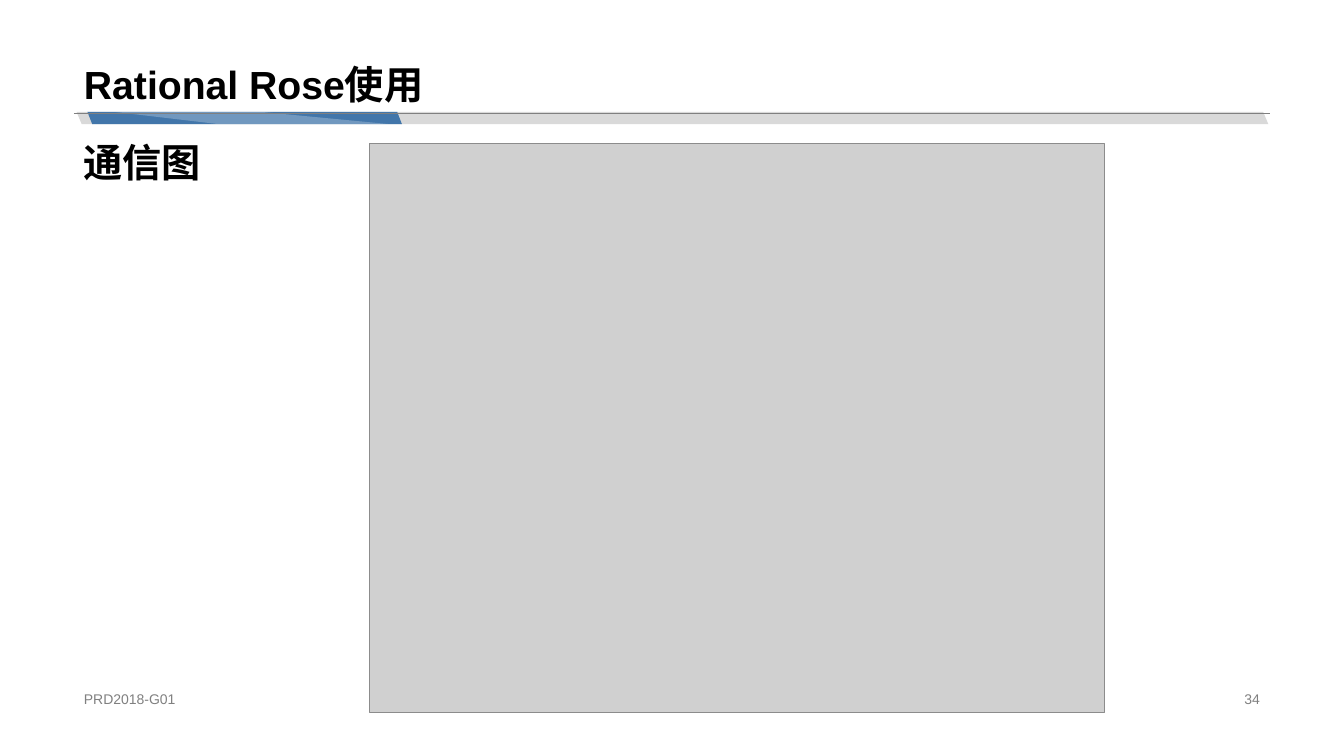
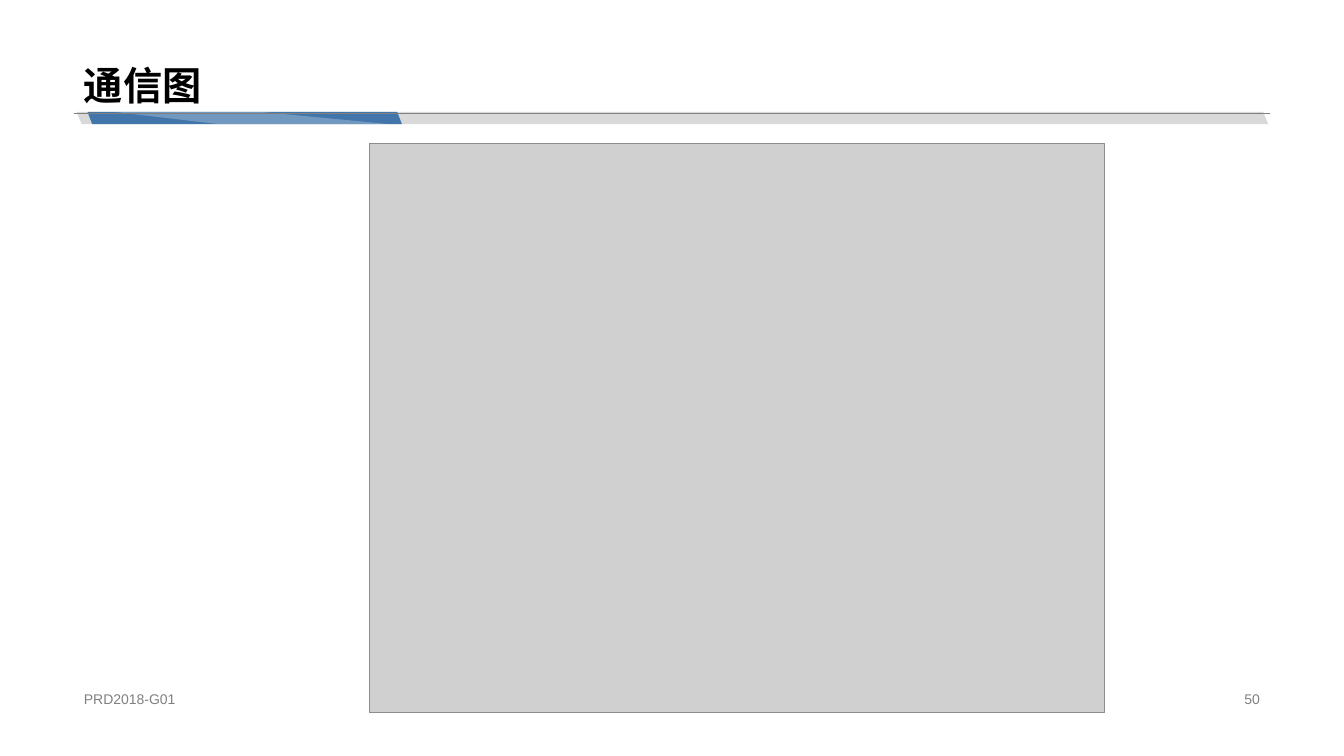
Before and after one commit to cchello/PRD2018-G01, a slide deck: slide 50 of 非受控文档/章奇妙/PRD2018-G01-UML工具：Rational Rose.pptx (slide 34 before the commit). Drawn at 1344x756 pixels with LibreOffice and Linux fonts; fonts in the diff are those of the drawing; grey boxes stand for pictures. Boxes give left, top, right and bottom in pixels: in the first picture for what was removed or moved away, otherwise in the second. Text is boxed around its words. In the diff, an @@ line names an element or a change of style, - is before the commit and + after.

```diff
--- a/非受控文档/章奇妙/PRD2018-G01-UML工具：Rational Rose.pptx
+++ b/非受控文档/章奇妙/PRD2018-G01-UML工具：Rational Rose.pptx
@@ title at [84, 66, 201, 104]: text changed @@
-Rational Rose使用
+通信图
@@ text removed at [83, 143, 200, 181] @@
-通信图
@@ page number at [1244, 694, 1260, 704]: text changed @@
-34
+50
```
Also in this commit, not shown: 24 other slides changed, 20 slides added, 2 slides removed.
